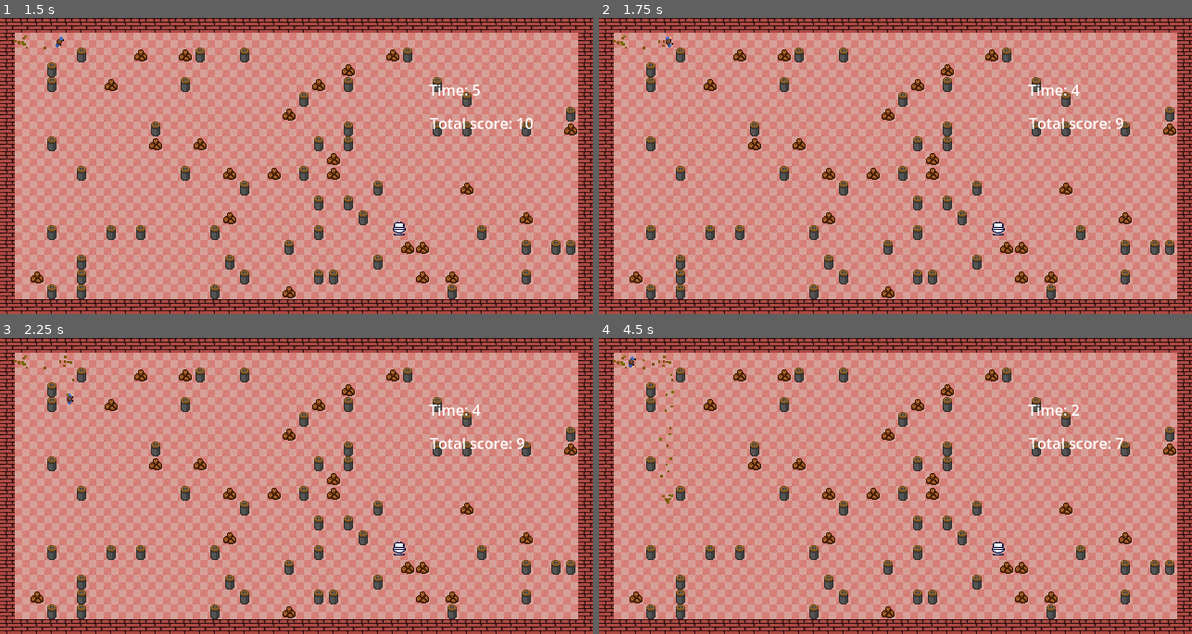
Above: before the commit, frames 1-4 (two rows, left to right).
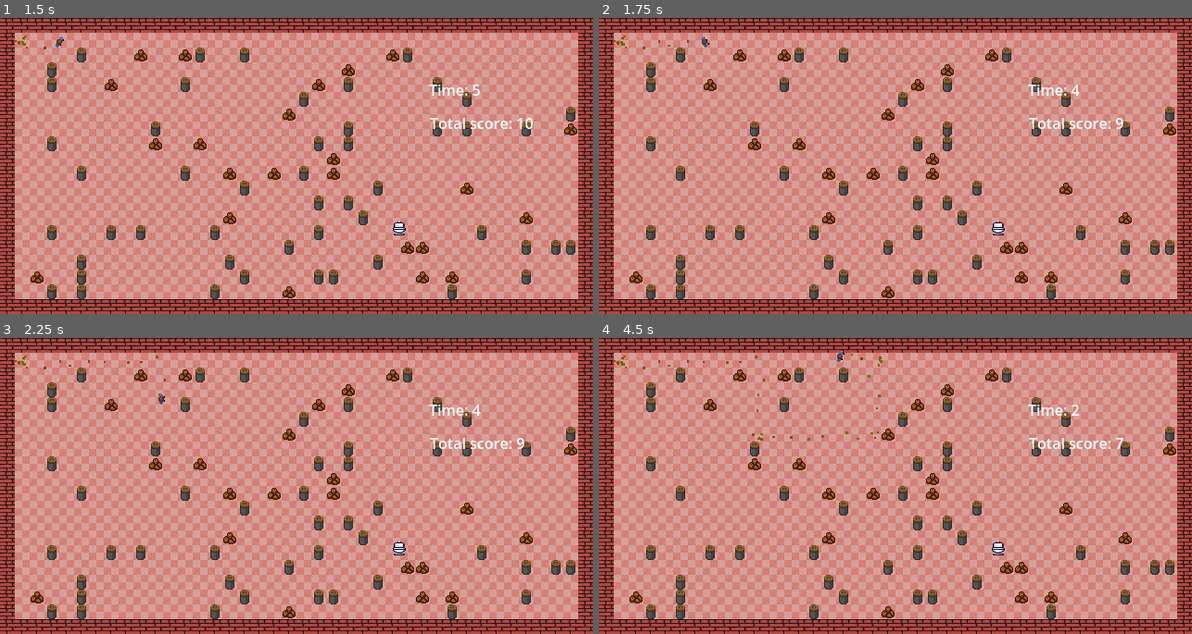
Above: after the commit, the same moments.

Repository: Huve/the_runs
Game: Godot game, scene res://StartMenu.tscn
Two runs of this game, one before a commit and one after it. Both use one fixed random seed, a clock stepped at 60 frames per second and the inputs below.
Inputs:
- Up to frame 1 (1.5 s): click "New game" at 0.5 s; tap Enter at 1.25 s; hold Right (ui_right) from 1.28 s (still down)
- Up to frame 2 (1.75 s): keep holding Right (ui_right)
- Up to frame 3 (2.25 s): release Right (ui_right) at 2.03 s; hold Down (ui_down) from 2.03 s (still down)
- Up to frame 4 (4.5 s): release Down (ui_down) at 2.78 s; hold Right (ui_right) 2.78-3.53 s; hold Up (ui_up) 3.53-4.28 s; hold Left (ui_left) from 4.28 s (still down)

Frame 1 is identical in both runs. In frame 2, less than 0.1% of the frame differs, in the area x 10-19%, y 6-10%; in frame 3, 0.1%; in frame 4, 0.3%, in the area x 5-48%, y 4-56%.

Commit message:
make collision smaller for player

Diff:
--- a/Game.tscn
+++ b/Game.tscn
@@ -88,7 +88,7 @@
 sources/0 = SubResource("TileSetAtlasSource_0ykvs")
 
 [sub_resource type="RectangleShape2D" id="RectangleShape2D_b5vdo"]
-size = Vector2(9, 12)
+size = Vector2(6, 8)
 
 [sub_resource type="Animation" id="Animation_d5n75"]
 length = 0.6
@@ -171,7 +171,7 @@
 frame = 1
 
 [node name="CollisionShape2D" type="CollisionShape2D" parent="PlayerCharacterBody2D"]
-position = Vector2(24.5, 26)
+position = Vector2(25, 26)
 shape = SubResource("RectangleShape2D_b5vdo")
 
 [node name="AnimationPlayer" type="AnimationPlayer" parent="PlayerCharacterBody2D"]
